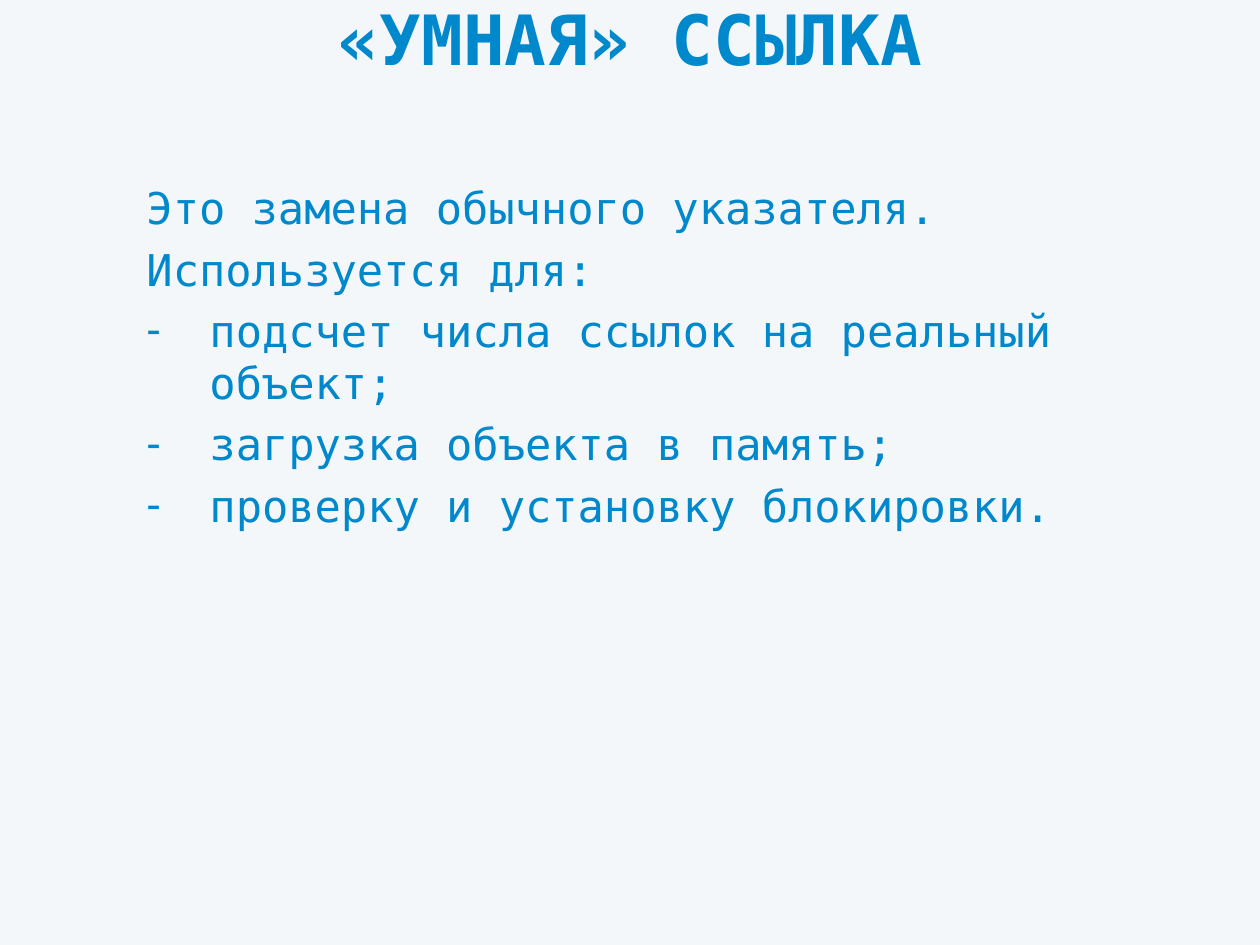
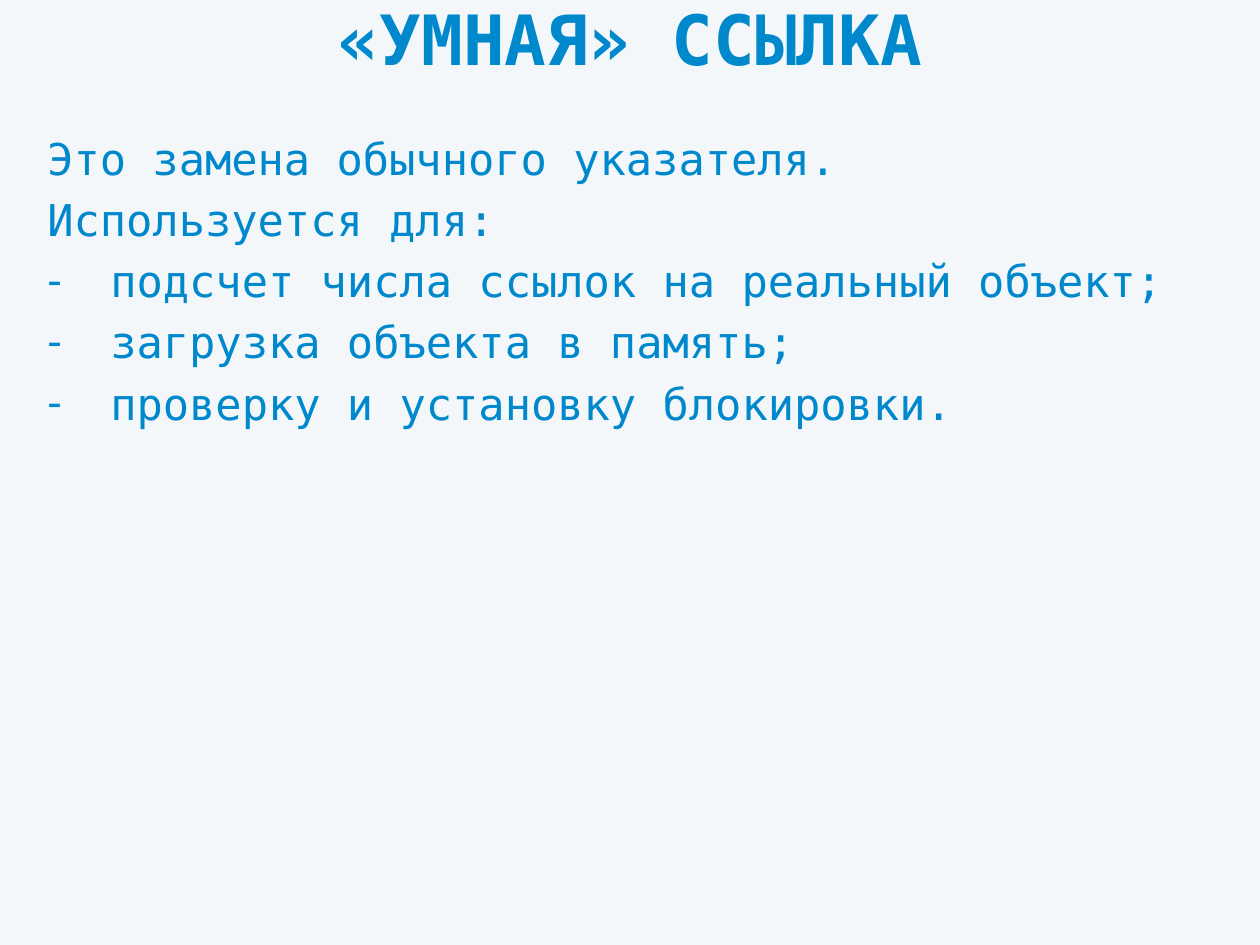
Before and after one commit to dipiash/proxy_pattern, a slide deck: slide 15 of Presentation.pptx (slide 10 before the commit). Drawn at 1260x945 pixels with LibreOffice and Linux fonts; fonts in the diff are those of the drawing. Boxes give left, top, right and bottom in pixels: in the first picture for what was removed or moved away, otherwise in the second. Text is boxed around its words. In the diff, an @@ line names an element or a change of style, - is before the commit and + after.

```diff
--- a/Presentation.pptx
+++ b/Presentation.pptx
@@ subtitle "Это замена обычного указателя." rewrapped from bbox=[146, 190, 1051, 531] to bbox=[47, 141, 1162, 429] @@
```
Also in this commit, not shown: 7 other slides changed, 6 slides added.
